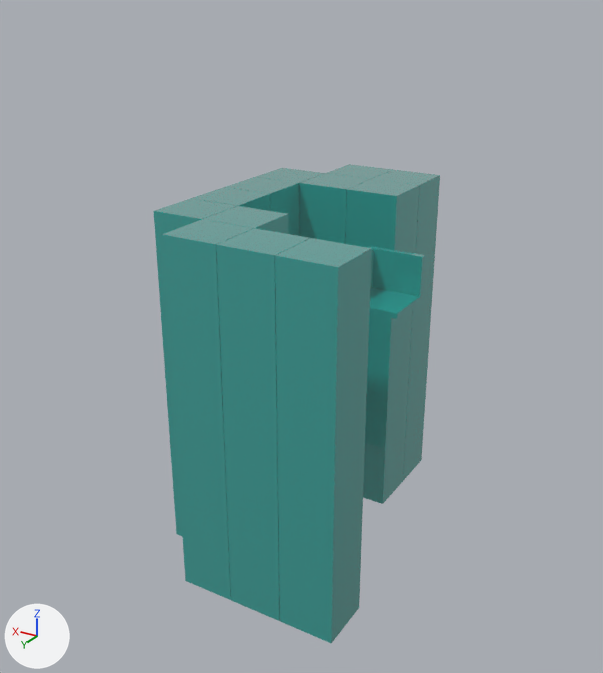
The glTF model cubeMove.glb, before and after one commit.
Before and after are seen from a camera (50 mm lens) standing at (-12.4, 26.6, 8.0) and looking at (7.0, -5.7, -8.1). The lights are fixed; the arrows at lower left show +X, +Y and +Z. Where no turn or scale is listed for an object, it has been applied to the vertices.
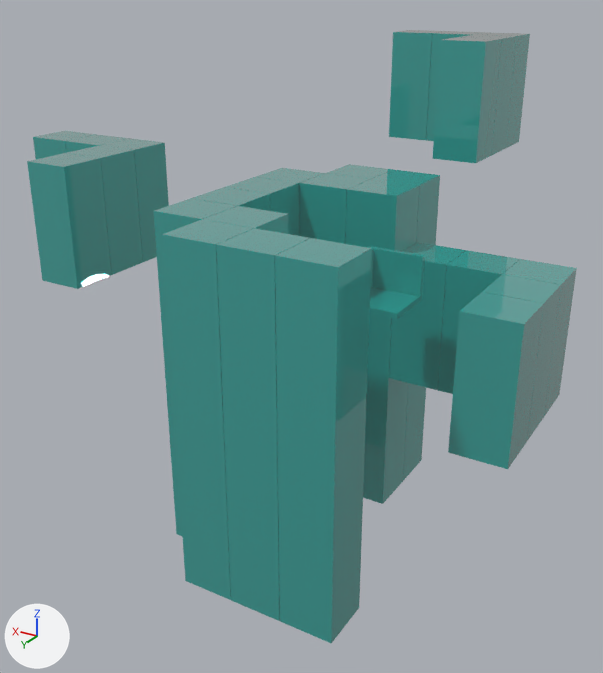
What differs and where, as boxes [x1, y1, x2, y2] in the pictures (603 x 673 px):
'Plane.032', added (cyan): after [389, 242, 577, 469]
'Plane.034', added (cyan): after [27, 131, 169, 289]
'Plane.035', added (cyan): after [389, 30, 530, 163]

The edits, one by one:
Mesh me_plane_036 is new.
It consists of a box spanning x 103.24..105.49, y 23.79..26.02, z 0.14..0.71; a box spanning x 103.24..105.49, y 26.05..28.28, z 0.14..0.71; a box spanning x 98.7..100.95, y 28.3..30.53, z 0.14..0.71; a box spanning x 100.97..103.22, y 28.3..30.53, z 0.14..0.71; a box spanning x 103.24..105.49, y 28.3..30.53, z 0.14..0.71.
It uses material mat_material_001 (cyan #06a098).
Object 'Plane.035' (ob_plane_035) is new; it shows me_plane_036.
Its location is (106.76, 11.25, 6.65).
Its scale is (-1.0, -1.0, -9.73).
Object 'Plane.034' (ob_plane_034) is new; it shows a copy of me_plane_036.
Its location is (120.39, 24.8, 1.86).
Its scale is (-1.0, -1.0, -9.73).
Object 'Plane.032' (ob_plane_032) is new; it shows a copy of me_plane_036.
Its location is (99.95, 24.8, -1.12).
Its scale is (-1.0, -1.0, -9.73).
